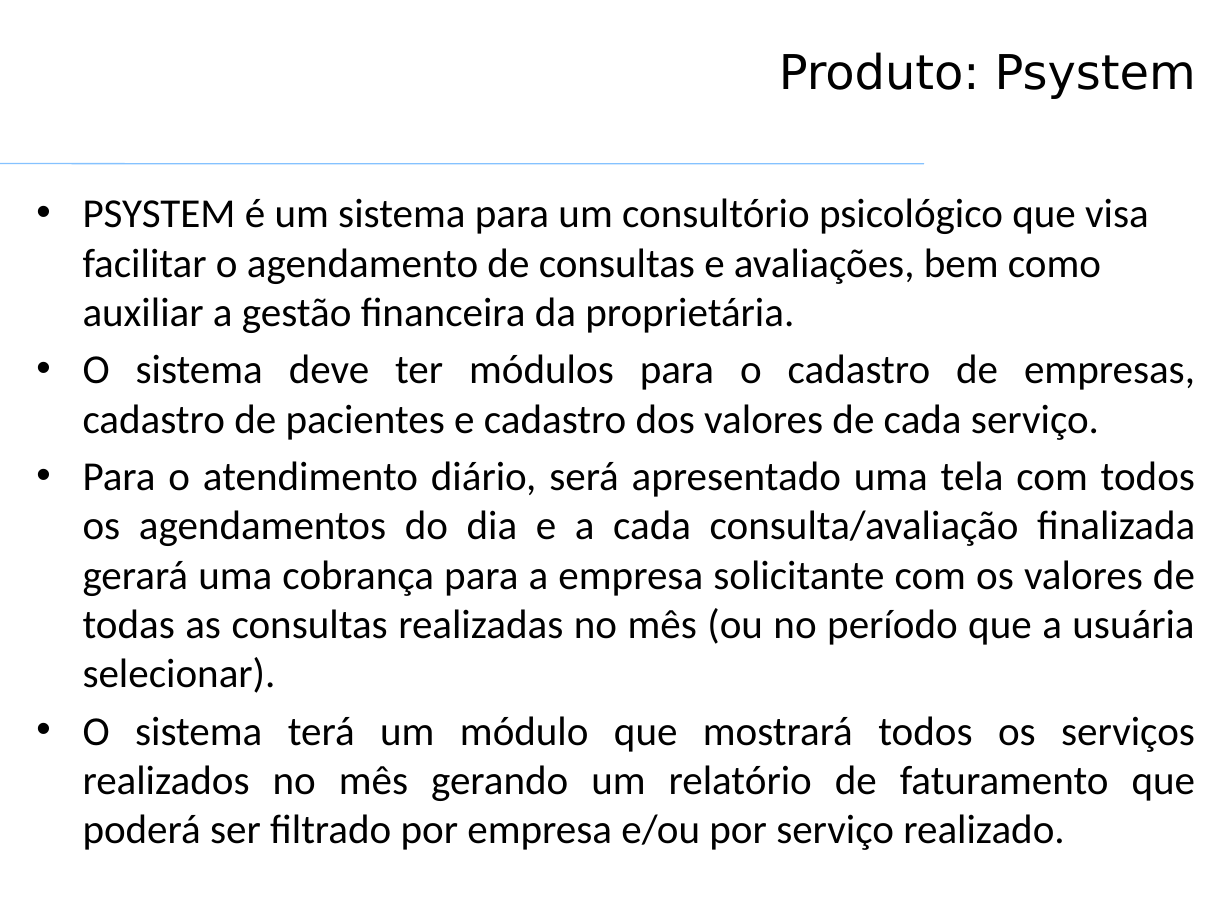
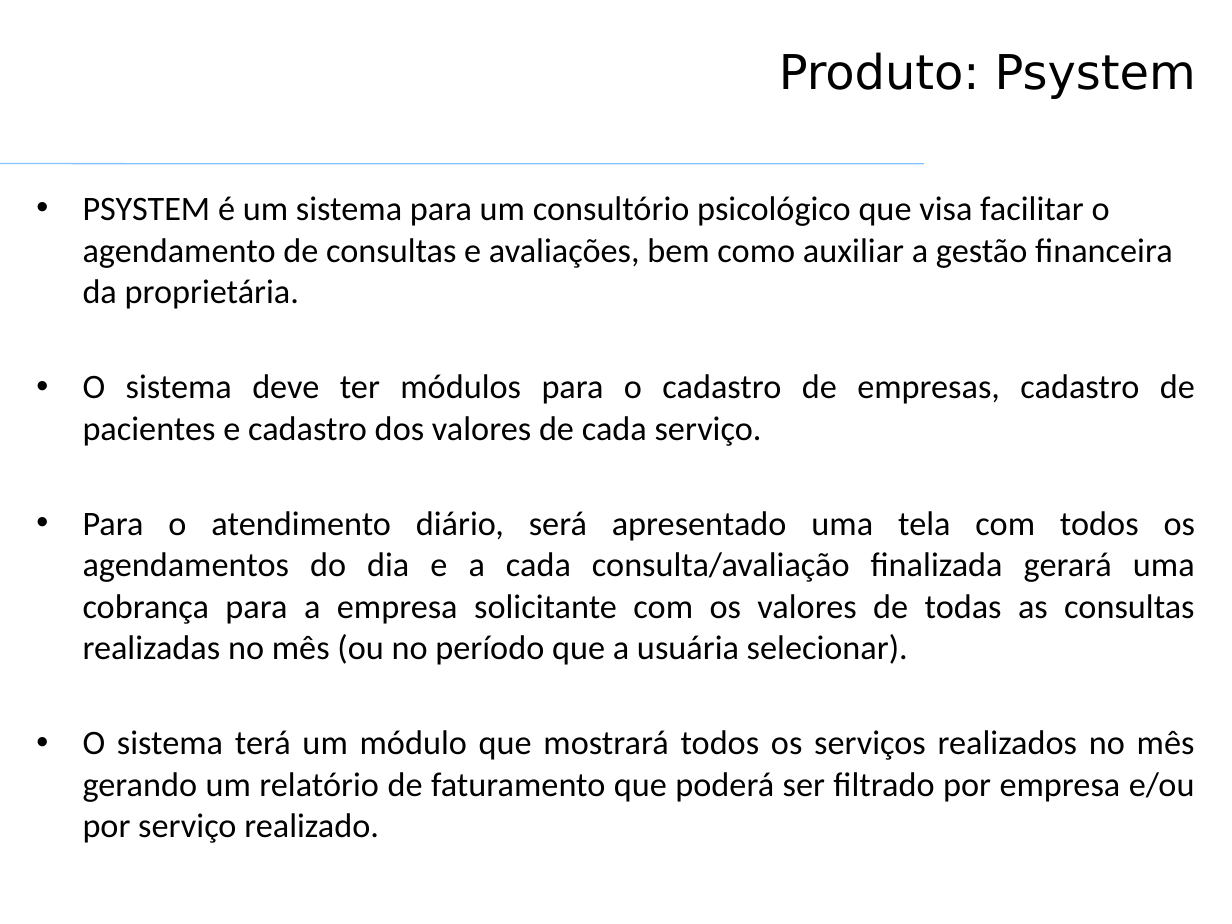
Before and after one commit to VagnerAlcantara/TCC, a slide deck: slide 2 of Qualidade de Produto de SW/Qualidade de produto de SW - TRABALHO.pptx. Drawn at 1232x924 pixels with LibreOffice and Linux fonts; fonts in the diff are those of the drawing; background and template pictures are left out. Boxes give left, top, right and bottom in pixels: in the first picture for what was removed or moved away, otherwise in the second. Text is boxed around its words. In the diff, an @@ line names an element or a change of style, - is before the commit and + after.

```diff
--- a/Qualidade de Produto de SW/Qualidade de produto de SW - TRABALHO.pptx
+++ b/Qualidade de Produto de SW/Qualidade de produto de SW - TRABALHO.pptx
@@ text "PSYSTEM é um sistema para ..." at (83, 196, 1195, 843): size 24 to 20 pt @@
```
Also in this commit, not shown: 6 other slides changed, 1 slide added, 1 slide removed.
